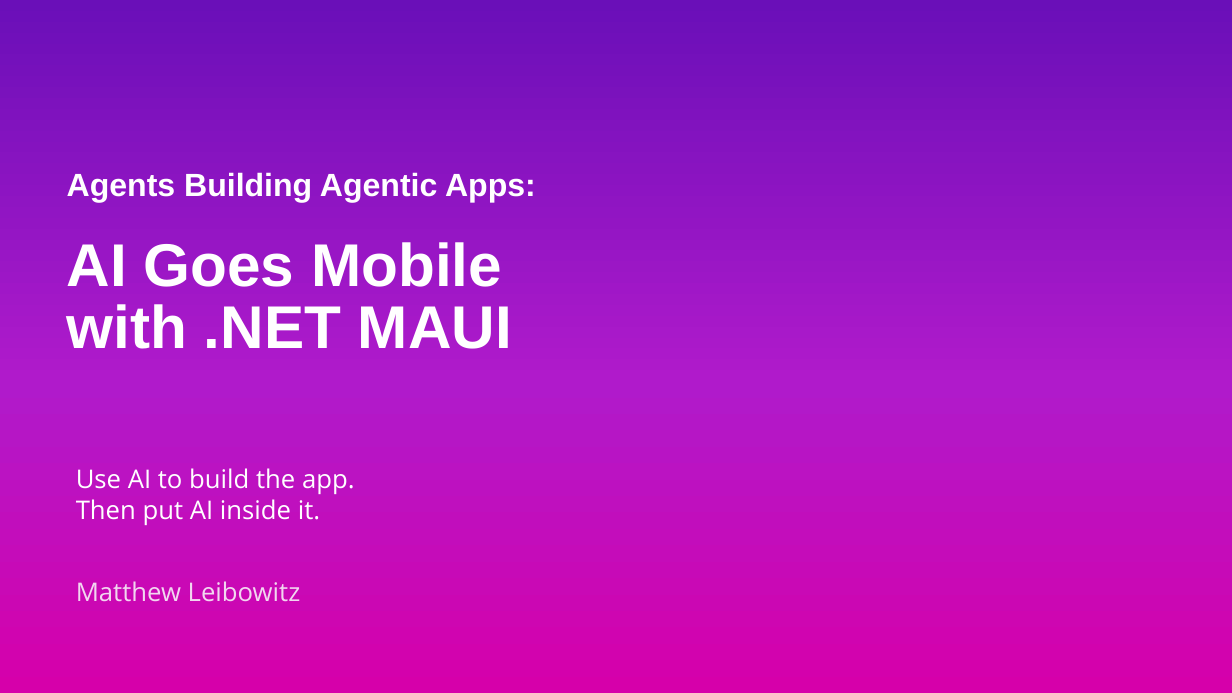
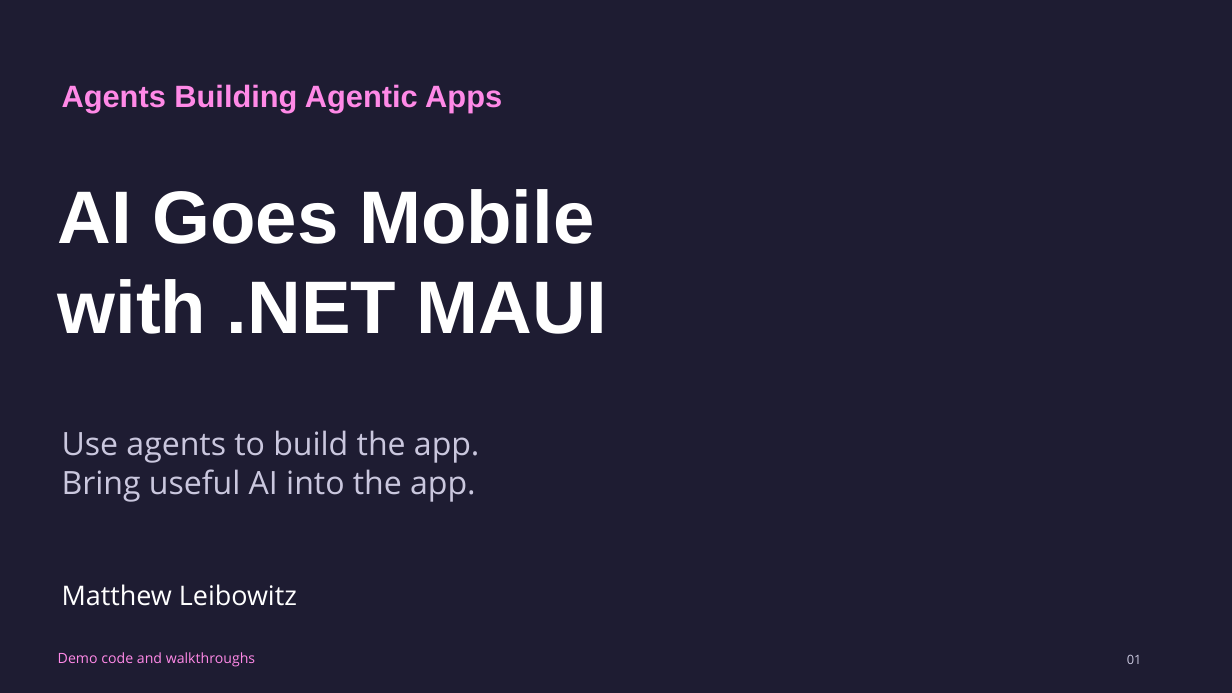
Before and after one commit to mattleibow/dotnetconf2026, a slide deck: slide 1 of slides.pptx. Drawn at 1232x693 pixels with LibreOffice and Linux fonts; fonts in the diff are those of the drawing; background and template pictures are left out. Boxes give left, top, right and bottom in pixels: in the first picture for what was removed or moved away, otherwise in the second. Text is boxed around its words. In the diff, an @@ line names an element or a change of style, - is before the commit and + after.

```diff
--- a/slides.pptx
+++ b/slides.pptx
@@ background picture (left out) to #1E1C32 @@
@@ text at bbox=[62, 84, 502, 113]: text changed; size 25 to 24 pt; text colour #FFFFFF to #FF89E7 @@
-Agents Building Agentic Apps:
+Agents Building Agentic Apps
@@ text "AI Goes Mobile": place and size @@
-text "AI Goes Mobile" at bbox=[67, 242, 512, 349]
+text "AI Goes Mobile" at bbox=[58, 189, 607, 334]
@@ text "AI Goes Mobile" at bbox=[58, 189, 607, 334]: size 47 to 58 pt; line spacing 0.85 to 1 @@
@@ text at bbox=[62, 430, 480, 502]: text changed; size 20 to 25 pt; text colour #FFFFFF to #CAC7DE @@
-Use AI to build the app.
-Then put AI inside it.
+Use agents to build the app.
+Bring useful AI into the app.
@@ text "Matthew Leibowitz": place and size @@
-text "Matthew Leibowitz" at bbox=[76, 581, 301, 602]
+text "Matthew Leibowitz" at bbox=[62, 584, 297, 606]
@@ text "Matthew Leibowitz" at bbox=[62, 584, 297, 606]: size 20 to 21 pt, text colour #F2D6F0 to #FFFFFF @@
@@ text added at bbox=[58, 652, 255, 667], 11 pt, text #FF89E7 @@
+Demo code and walkthroughs
@@ text added at bbox=[1127, 654, 1142, 664], 10 pt, text #CAC7DE @@
+01
```
Also in this commit, not shown: 2 other slides changed, 30 slides added, 25 slides removed.
